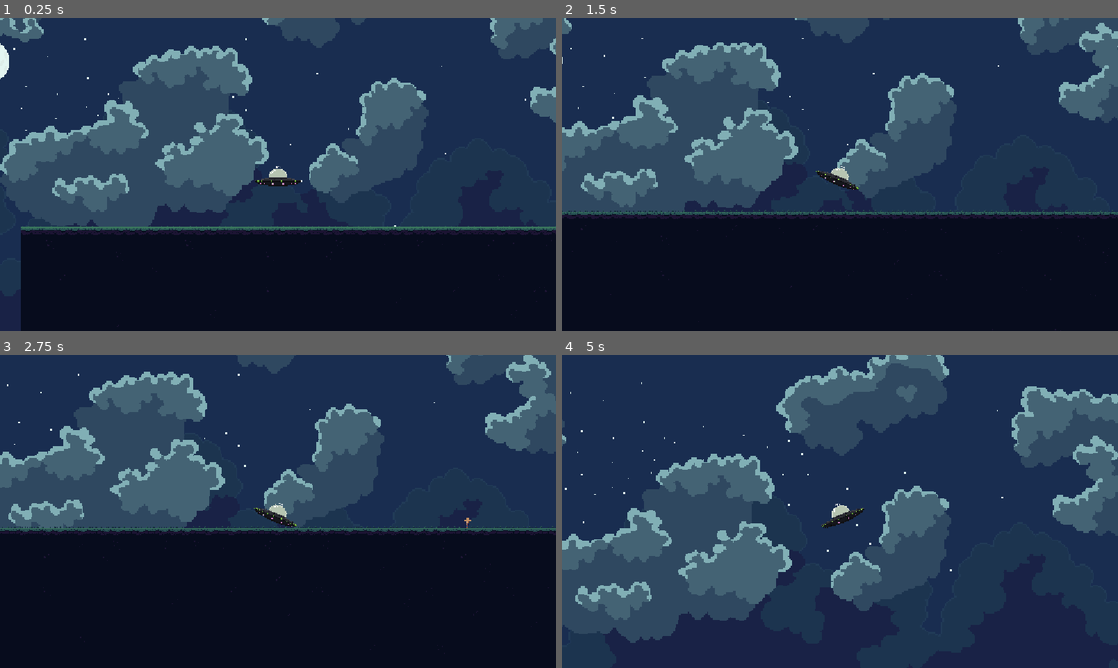
Above: before the commit, frames 1-4 (two rows, left to right).
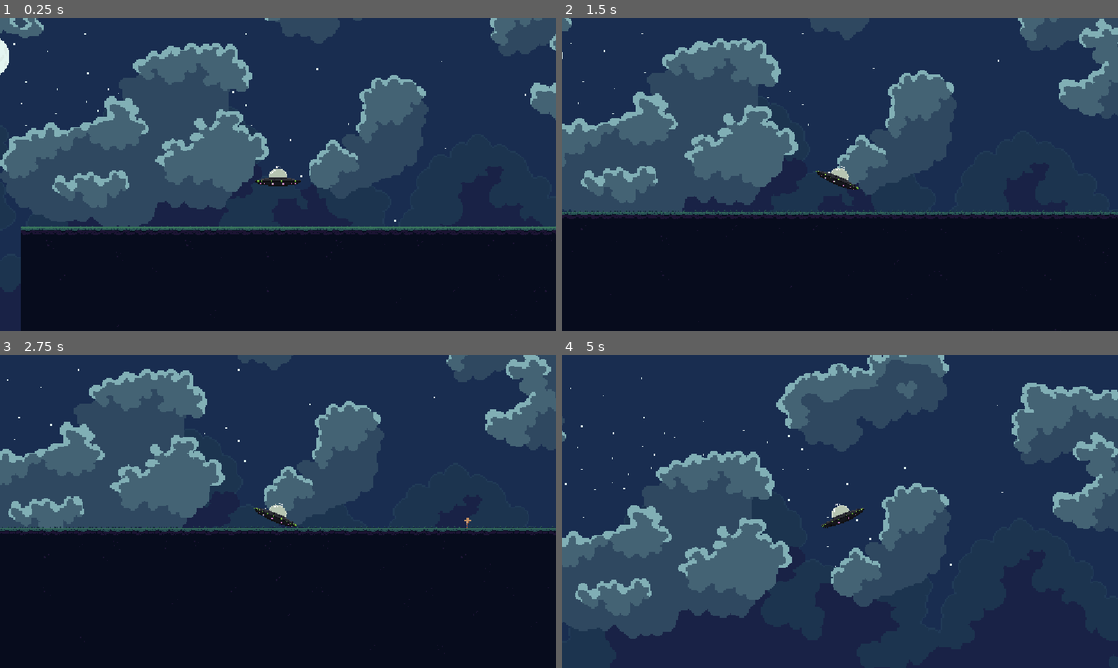
Above: after the commit, the same moments.

Repository: levilindsey/ld58
Game: Godot game, scene res://src/core/main.tscn
The game is run twice, just before and just after one commit, with the same random seed, the same clock (stepped at 60 frames per second) and the same inputs. Sound files missing from this copy of the repository are replaced by a short silence.
Inputs:
- Up to frame 1 (0.25 s): no input
- Up to frame 2 (1.5 s): tap Enter at 0.5 s; hold Right (ui_right) 0.53-1.28 s; tap P at 0.6 s; tap Space (ui_select) at 0.77 s; hold Down (ui_down) from 1.28 s (still down); tap O at 1.35 s
- Up to frame 3 (2.75 s): tap Space (ui_select) at 1.52, 2 s; release Down (ui_down) at 2.03 s; hold Right (ui_right) from 2.03 s (still down); tap P at 2.1 s
- Up to frame 4 (5 s): release Right (ui_right) at 2.78 s; hold Up (ui_up) 2.78-3.53 s; tap O at 2.85, 4.35 s; tap Space (ui_select) at 3.02, 3.77, 4.52 s; hold Left (ui_left) from 3.53 s (still down); tap P at 3.6 s

The runs differ from the first frame. In frame 1, 5.4% of the frame differs, in the area x 0-100%, y 0-67%; in frame 2, 5.1%; in frame 3, 4.7%; in frame 4, 7.3%, in the area x 0-100%, y 0-92%.
Error in both runs: Cannot call method 'get_texture' on a null value. (res://src/core/utils.gd:451)

Commit message:
Add basic zookeeper screen

Diff:
--- a/src/core/game_panel.gd
+++ b/src/core/game_panel.gd
@@ -2,7 +2,7 @@
 extends Node2D
 
 
-const ZOO_KEEPER_SPACE_HEIGHT_THRESHOLD := -1800
+const ZOO_KEEPER_SPACE_HEIGHT_THRESHOLD := -1200
 
 var player_start_position := Vector2.ZERO
 var chunk_edge_distance_threshold_for_chunk_repositioning: int
@@ -114,11 +114,16 @@
 
 func _show_zoo_keeper_screen() -> void:
     quest_manager.on_return_to_zoo()
+    get_tree().paused = true
+    G.zoo_keeper.visible = true
+    G.zoo_keeper.zookeeper_welcome()
     # TODO
     pass
 
 
 func _return_from_zoo_keeper_screen() -> void:
+    G.zoo_keeper.visible = false
+    get_tree().paused = false
     G.player.global_position = player_start_position
     G.session.start_new_excursion()
     # TODO
--- a/src/core/global.gd
+++ b/src/core/global.gd
@@ -6,6 +6,7 @@
 var main: Main
 var settings: Settings
 var hud: Hud
+var zoo_keeper: PanelContainer
 var game_panel: GamePanel
 var utils := Utils.new()
 var player: Player
--- a/src/core/main.tscn
+++ b/src/core/main.tscn
@@ -1,9 +1,10 @@
-[gd_scene load_steps=5 format=3 uid="uid://bpnl5pn3ydite"]
+[gd_scene load_steps=6 format=3 uid="uid://bpnl5pn3ydite"]
 
 [ext_resource type="Script" uid="uid://cb3gdybtwy0ry" path="res://src/core/main.gd" id="1_avv2o"]
 [ext_resource type="Resource" uid="uid://dv60bmaw1pdx6" path="res://settings.tres" id="2_ivtyw"]
 [ext_resource type="PackedScene" uid="uid://bt1la6s52krxe" path="res://src/ui/hud.tscn" id="2_ukt3u"]
 [ext_resource type="PackedScene" uid="uid://luccssf71n0" path="res://src/core/game_panel.tscn" id="3_x62ka"]
+[ext_resource type="PackedScene" uid="uid://dg8tvc66eq6c5" path="res://src/ui/ZooKeeperScreen.tscn" id="5_w61mg"]
 
 [node name="Main" type="Node2D"]
 script = ExtResource("1_avv2o")
@@ -15,3 +16,10 @@
 [node name="Hud" parent="Hud" instance=ExtResource("2_ukt3u")]
 
 [node name="GamePanel" parent="." instance=ExtResource("3_x62ka")]
+position = Vector2(0, -7)
+
+[node name="ZooKeeper" type="CanvasLayer" parent="."]
+layer = 200
+
+[node name="ZooKeeperScreen" parent="ZooKeeper" instance=ExtResource("5_w61mg")]
+unique_name_in_owner = true
--- /dev/null
+++ b/src/ui/ZooKeeperScreen.tscn
@@ -0,0 +1,98 @@
+[gd_scene load_steps=9 format=3 uid="uid://dg8tvc66eq6c5"]
+
+[ext_resource type="Texture2D" uid="uid://dj2ig84eome17" path="res://assets/images/background_color.png" id="1_e6fyj"]
+[ext_resource type="Texture2D" uid="uid://bymo0pfodey5k" path="res://assets/images/cat.png" id="2_fdtcg"]
+[ext_resource type="Script" uid="uid://bkdd7i01q1ow5" path="res://src/ui/zoo_keeper_screen.gd" id="2_lpqvl"]
+[ext_resource type="Texture2D" uid="uid://ccrh0uyxuhy7h" path="res://assets/images/background_stars.png" id="2_npo0w"]
+
+[sub_resource type="Theme" id="Theme_fdtcg"]
+
+[sub_resource type="StyleBoxTexture" id="StyleBoxTexture_lpqvl"]
+texture = ExtResource("1_e6fyj")
+
+[sub_resource type="StyleBoxTexture" id="StyleBoxTexture_oxfrs"]
+texture = ExtResource("2_npo0w")
+
+[sub_resource type="Theme" id="Theme_ntcfd"]
+
+[node name="ZooKeeperScreen" type="PanelContainer"]
+process_mode = 3
+visible = false
+anchors_preset = 15
+anchor_right = 1.0
+anchor_bottom = 1.0
+grow_horizontal = 2
+grow_vertical = 2
+theme = SubResource("Theme_fdtcg")
+theme_override_styles/panel = SubResource("StyleBoxTexture_lpqvl")
+script = ExtResource("2_lpqvl")
+
+[node name="Stars" type="PanelContainer" parent="."]
+layout_mode = 2
+size_flags_stretch_ratio = 2.0
+theme_override_styles/panel = SubResource("StyleBoxTexture_oxfrs")
+
+[node name="MarginContainer" type="MarginContainer" parent="."]
+layout_mode = 2
+theme = SubResource("Theme_ntcfd")
+theme_override_constants/margin_left = 100
+theme_override_constants/margin_top = 100
+theme_override_constants/margin_right = 100
+theme_override_constants/margin_bottom = 100
+
+[node name="LeftPanel" type="HBoxContainer" parent="MarginContainer"]
+layout_mode = 2
+theme_override_constants/separation = 2
+
+[node name="Options" type="VBoxContainer" parent="MarginContainer/LeftPanel"]
+layout_mode = 2
+size_flags_horizontal = 3
+size_flags_vertical = 4
+
+[node name="DropEarthlings" type="Button" parent="MarginContainer/LeftPanel/Options"]
+unique_name_in_owner = true
+layout_mode = 2
+text = "Drop off earthlings"
+
+[node name="UpgradeCapacity" type="Button" parent="MarginContainer/LeftPanel/Options"]
+layout_mode = 2
+text = "Add ship capacity (+1)"
+
+[node name="UpgradeStealth" type="Button" parent="MarginContainer/LeftPanel/Options"]
+layout_mode = 2
+text = "Improve stealth (+20%)"
+
+[node name="UpgradeSpeed" type="Button" parent="MarginContainer/LeftPanel/Options"]
+layout_mode = 2
+text = "Upgrade speed (+10%)"
+
+[node name="EarthButton" type="Button" parent="MarginContainer/LeftPanel/Options"]
+layout_mode = 2
+text = "Return to earth"
+
+[node name="RightPanel" type="VBoxContainer" parent="MarginContainer/LeftPanel"]
+layout_direction = 3
+layout_mode = 2
+size_flags_horizontal = 3
+
+[node name="ZooKeeperImage" type="TextureRect" parent="MarginContainer/LeftPanel/RightPanel"]
+custom_minimum_size = Vector2(0, 500)
+layout_mode = 2
+texture = ExtResource("2_fdtcg")
+expand_mode = 4
+stretch_mode = 4
+
+[node name="ZooKeeperText" type="Label" parent="MarginContainer/LeftPanel/RightPanel"]
+unique_name_in_owner = true
+custom_minimum_size = Vector2(400, 0)
+layout_mode = 2
+size_flags_vertical = 6
+text = "I am the Zookeeper. Hear me roar. I would like you to collect humans for me."
+horizontal_alignment = 1
+autowrap_mode = 3
+
+[connection signal="pressed" from="MarginContainer/LeftPanel/Options/DropEarthlings" to="." method="_on_drop_earthlings_pressed"]
+[connection signal="pressed" from="MarginContainer/LeftPanel/Options/UpgradeCapacity" to="." method="_on_upgrade_capacity_pressed"]
+[connection signal="pressed" from="MarginContainer/LeftPanel/Options/UpgradeStealth" to="." method="_on_upgrade_stealth_pressed"]
+[connection signal="pressed" from="MarginContainer/LeftPanel/Options/UpgradeSpeed" to="." method="_on_upgrade_speed_pressed"]
+[connection signal="pressed" from="MarginContainer/LeftPanel/Options/EarthButton" to="." method="_on_earth_button_pressed"]
--- /dev/null
+++ b/src/ui/zoo_keeper_screen.gd
@@ -0,0 +1,38 @@
+extends PanelContainer
+
+const ZOOKEEPER_GREETING = "I am the Zookeeper. Hear me roar. I would like you to collect earthlings for me."
+
+# Called when the node enters the scene tree for the first time.
+func _ready() -> void:
+    G.zoo_keeper = self
+
+# Called every frame. 'delta' is the elapsed time since the previous frame.
+func _process(delta: float) -> void:
+    pass
+
+func _update_zookeeper_text(text: String) -> void:
+    %ZooKeeperText.text = text
+    %ZooKeeperText.visible_characters = 0
+    var tween = create_tween()
+    tween.tween_property(%ZooKeeperText, "visible_characters", text.length(), 3)
+    await tween.finished # Wait for the tween to complete
+    tween.kill() # Clean up the tween
+
+func zookeeper_welcome() -> void:
+    %DropEarthlings.grab_focus.call_deferred()
+    _update_zookeeper_text(ZOOKEEPER_GREETING)
+
+func _on_earth_button_pressed() -> void:
+    G.game_panel._return_from_zoo_keeper_screen()
+
+func _on_upgrade_speed_pressed() -> void:
+    G.player.max_speed *= 1.1
+
+func _on_upgrade_stealth_pressed() -> void:
+    pass # Replace with function body.
+
+func _on_upgrade_capacity_pressed() -> void:
+    G.session.collection_capacity += 1
+
+func _on_drop_earthlings_pressed() -> void:
+    pass # Replace with function body.
Not shown, added: src/ui/zoo_keeper_screen.gd.uid
